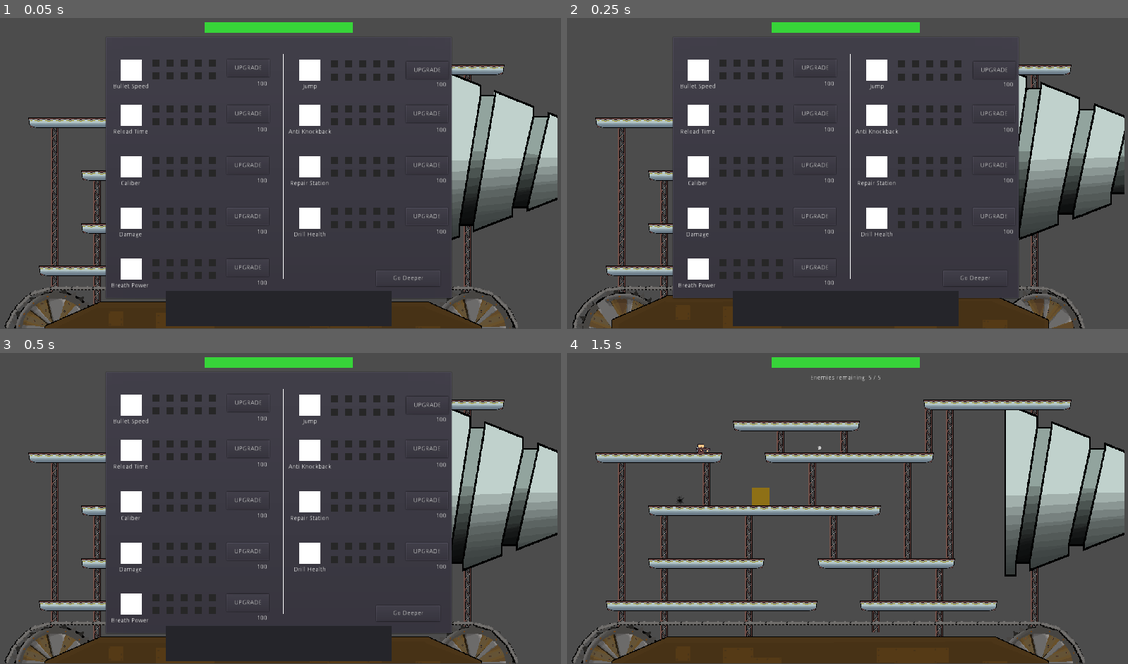
Above: before the commit, frames 1-4 (two rows, left to right).
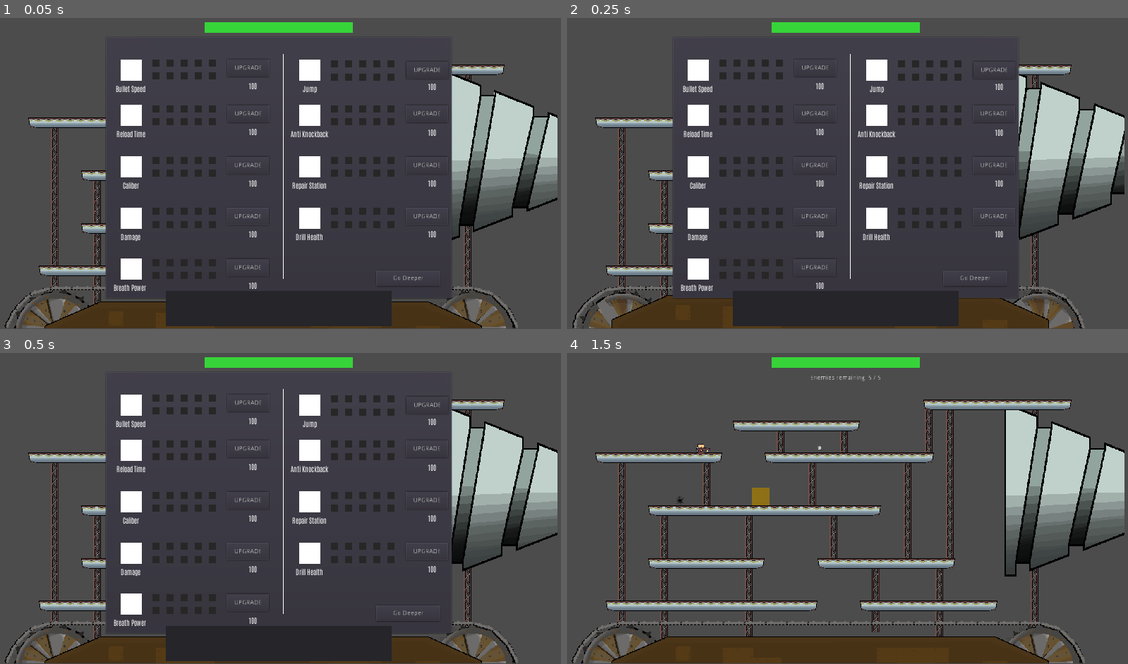
Above: after the commit, the same moments.

Repository: DreamTeckk/LudumDare48
Game: Godot game, scene res://scenes/levels/level_1/level_1.tscn
The game is run twice, just before and just after one commit, with the same random seed, the same clock (stepped at 60 frames per second) and the same inputs.
Inputs (mouse positions are in pixels of both pictures, inside the frame that each line leads up to):
- Up to frame 1 (0.05 s): no input
- Up to frame 2 (0.25 s): no input
- Up to frame 3 (0.5 s): no input
- Up to frame 4 (1.5 s): click "Go Deeper" at 0.5 s; move the mouse to (970, 489) at 1.27 s; press the mouse at (970, 489) at 1.28 s; hold D (player_1_right) from 1.28 s (still down)

The runs differ from the first frame. In frame 1, 1.1% of the frame differs, in the area x 19-80%, y 20-88%; in frame 2, 1.1%; in frame 3, 1.1%; in frame 4, nothing differs.

Commit message:
Add font

Diff:
--- /dev/null
+++ b/Game/assets/themes/main_theme.tres
@@ -0,0 +1,17 @@
+[gd_resource type="Theme" load_steps=3 format=2]
+
+[ext_resource path="res://assets/fonts/Antonio-Light.ttf" type="DynamicFontData" id=1]
+
+[sub_resource type="DynamicFont" id=1]
+font_data = ExtResource( 1 )
+
+[resource]
+Label/colors/font_color = Color( 1, 1, 1, 1 )
+Label/colors/font_color_shadow = Color( 0, 0, 0, 0 )
+Label/colors/font_outline_modulate = Color( 1, 1, 1, 1 )
+Label/constants/line_spacing = 3
+Label/constants/shadow_as_outline = 0
+Label/constants/shadow_offset_x = 1
+Label/constants/shadow_offset_y = 1
+Label/fonts/font = SubResource( 1 )
+Label/styles/normal = null
--- a/Game/ui/shop/shop.tscn
+++ b/Game/ui/shop/shop.tscn
@@ -1,6 +1,7 @@
-[gd_scene load_steps=2 format=2]
+[gd_scene load_steps=3 format=2]
 
 [ext_resource path="res://ui/shop/shop.gd" type="Script" id=1]
+[ext_resource path="res://assets/themes/main_theme.tres" type="Theme" id=2]
 
 [node name="Shop" type="CanvasLayer"]
 script = ExtResource( 1 )
@@ -49,6 +50,7 @@
 margin_top = 74.0
 margin_right = 101.0
 margin_bottom = 88.0
+theme = ExtResource( 2 )
 text = "Jump"
 align = 1
 __meta__ = {
@@ -202,10 +204,11 @@
 }
 
 [node name="Label" type="Label" parent="Control/JumpUpgrade/PriceContainer"]
-margin_left = 12.0
+margin_left = -6.0
 margin_top = 9.0
-margin_right = 68.0
-margin_bottom = 23.0
+margin_right = 50.0
+margin_bottom = 31.0
+theme = ExtResource( 2 )
 valign = 1
 __meta__ = {
 "_edit_use_anchors_": false
@@ -234,6 +237,7 @@
 margin_top = 58.0
 margin_right = 97.0
 margin_bottom = 72.0
+theme = ExtResource( 2 )
 text = "Bullet Speed"
 align = 1
 __meta__ = {
@@ -387,10 +391,11 @@
 }
 
 [node name="Label" type="Label" parent="Control/BulletVelocityUpgrade/PriceContainer"]
-margin_left = 12.0
+margin_left = -6.0
 margin_top = 9.0
-margin_right = 68.0
-margin_bottom = 23.0
+margin_right = 50.0
+margin_bottom = 31.0
+theme = ExtResource( 2 )
 valign = 1
 __meta__ = {
 "_edit_use_anchors_": false
@@ -420,6 +425,7 @@
 margin_top = 65.0
 margin_right = 97.0
 margin_bottom = 79.0
+theme = ExtResource( 2 )
 text = "Reload Time"
 align = 1
 __meta__ = {
@@ -573,10 +579,11 @@
 }
 
 [node name="Label" type="Label" parent="Control/ReloadTime/PriceContainer"]
-margin_left = 12.0
+margin_left = -6.0
 margin_top = 9.0
-margin_right = 68.0
-margin_bottom = 23.0
+margin_right = 50.0
+margin_bottom = 31.0
+theme = ExtResource( 2 )
 valign = 1
 __meta__ = {
 "_edit_use_anchors_": false
@@ -605,6 +612,7 @@
 margin_top = 63.0
 margin_right = 97.0
 margin_bottom = 77.0
+theme = ExtResource( 2 )
 text = "Caliber"
 align = 1
 __meta__ = {
@@ -758,10 +766,11 @@
 }
 
 [node name="Label" type="Label" parent="Control/Caliber/PriceContainer"]
-margin_left = 12.0
+margin_left = -6.0
 margin_top = 3.0
-margin_right = 68.0
-margin_bottom = 17.0
+margin_right = 50.0
+margin_bottom = 25.0
+theme = ExtResource( 2 )
 valign = 1
 __meta__ = {
 "_edit_use_anchors_": false
@@ -790,6 +799,7 @@
 margin_top = 63.0
 margin_right = 105.0
 margin_bottom = 77.0
+theme = ExtResource( 2 )
 text = "Anti Knockback"
 align = 1
 __meta__ = {
@@ -928,6 +938,7 @@
 margin_top = 9.0
 margin_right = 370.0
 margin_bottom = 49.0
+theme = ExtResource( 2 )
 text = "UPGRADE"
 __meta__ = {
 "_edit_use_anchors_": false
@@ -943,10 +954,11 @@
 }
 
 [node name="Label" type="Label" parent="Control/AntiKBUpgrade/PriceContainer"]
-margin_left = 12.0
+margin_left = -6.0
 margin_top = 9.0
-margin_right = 68.0
-margin_bottom = 23.0
+margin_right = 50.0
+margin_bottom = 31.0
+theme = ExtResource( 2 )
 valign = 1
 __meta__ = {
 "_edit_use_anchors_": false
@@ -975,6 +987,7 @@
 margin_top = 63.0
 margin_right = 105.0
 margin_bottom = 77.0
+theme = ExtResource( 2 )
 text = "Repair Station"
 align = 1
 __meta__ = {
@@ -1128,10 +1141,11 @@
 }
 
 [node name="Label" type="Label" parent="Control/RepairStationUpgrade/PriceContainer"]
-margin_left = 12.0
+margin_left = -6.0
 margin_top = 3.0
-margin_right = 68.0
-margin_bottom = 17.0
+margin_right = 50.0
+margin_bottom = 25.0
+theme = ExtResource( 2 )
 valign = 1
 __meta__ = {
 "_edit_use_anchors_": false
@@ -1160,6 +1174,7 @@
 margin_top = 61.0
 margin_right = 107.0
 margin_bottom = 75.0
+theme = ExtResource( 2 )
 text = "Drill Health"
 align = 1
 __meta__ = {
@@ -1313,10 +1328,11 @@
 }
 
 [node name="Label" type="Label" parent="Control/StructureHealthUpgrade/PriceContainer"]
-margin_left = 12.0
+margin_left = -6.0
 margin_top = 3.0
-margin_right = 68.0
-margin_bottom = 17.0
+margin_right = 50.0
+margin_bottom = 25.0
+theme = ExtResource( 2 )
 valign = 1
 __meta__ = {
 "_edit_use_anchors_": false
@@ -1345,6 +1361,7 @@
 margin_top = 61.0
 margin_right = 107.0
 margin_bottom = 75.0
+theme = ExtResource( 2 )
 text = "Damage"
 align = 1
 __meta__ = {
@@ -1498,10 +1515,11 @@
 }
 
 [node name="Label" type="Label" parent="Control/DamageUpgrade/PriceContainer"]
-margin_left = 12.0
+margin_left = -6.0
 margin_top = 3.0
-margin_right = 68.0
-margin_bottom = 17.0
+margin_right = 50.0
+margin_bottom = 25.0
+theme = ExtResource( 2 )
 valign = 1
 __meta__ = {
 "_edit_use_anchors_": false
@@ -1529,6 +1547,7 @@
 margin_top = 55.0
 margin_right = 107.0
 margin_bottom = 69.0
+theme = ExtResource( 2 )
 text = "Breath Power "
 align = 1
 __meta__ = {
@@ -1682,10 +1701,11 @@
 }
 
 [node name="Label" type="Label" parent="Control/KBUpgrade/PriceContainer"]
-margin_left = 12.0
+margin_left = -6.0
 margin_top = 3.0
-margin_right = 68.0
-margin_bottom = 17.0
+margin_right = 50.0
+margin_bottom = 25.0
+theme = ExtResource( 2 )
 valign = 1
 __meta__ = {
 "_edit_use_anchors_": false
@@ -1719,9 +1739,10 @@
 
 [node name="Label" type="Label" parent="Control/Popup"]
 margin_left = 7.0
-margin_top = -32.0
+margin_top = -34.0
 margin_right = 504.0
-margin_bottom = 32.0
+margin_bottom = 30.0
+theme = ExtResource( 2 )
 custom_constants/line_spacing = 2
 align = 1
 valign = 1
Binary file added: Game/assets/fonts/Antonio-Light.ttf
